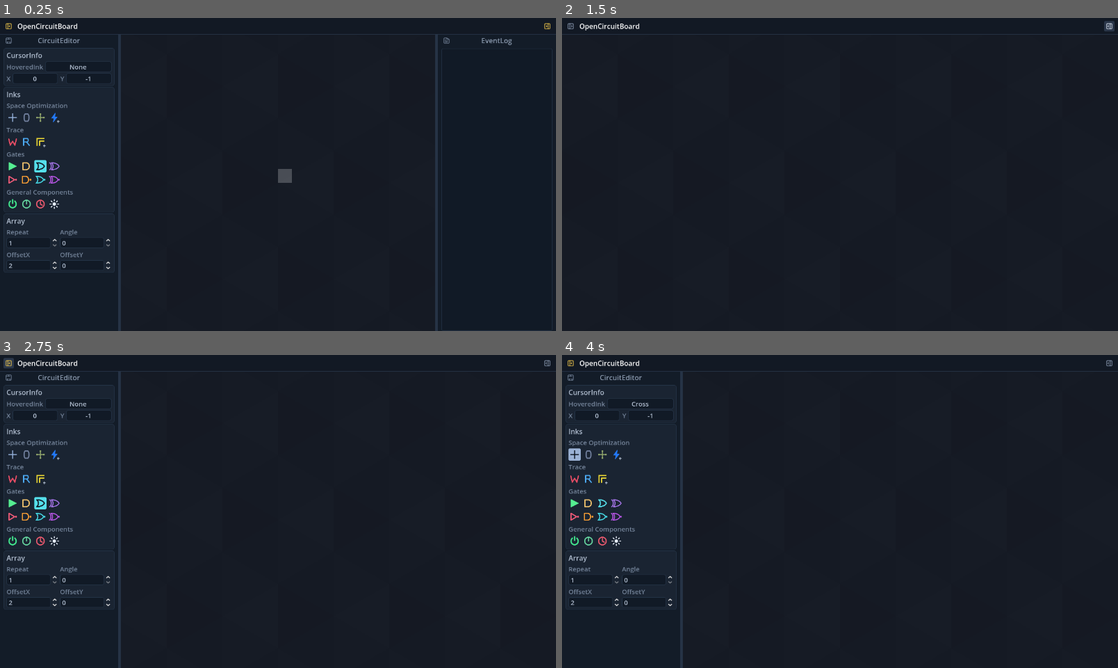
Above: before the commit, frames 1-4 (two rows, left to right).
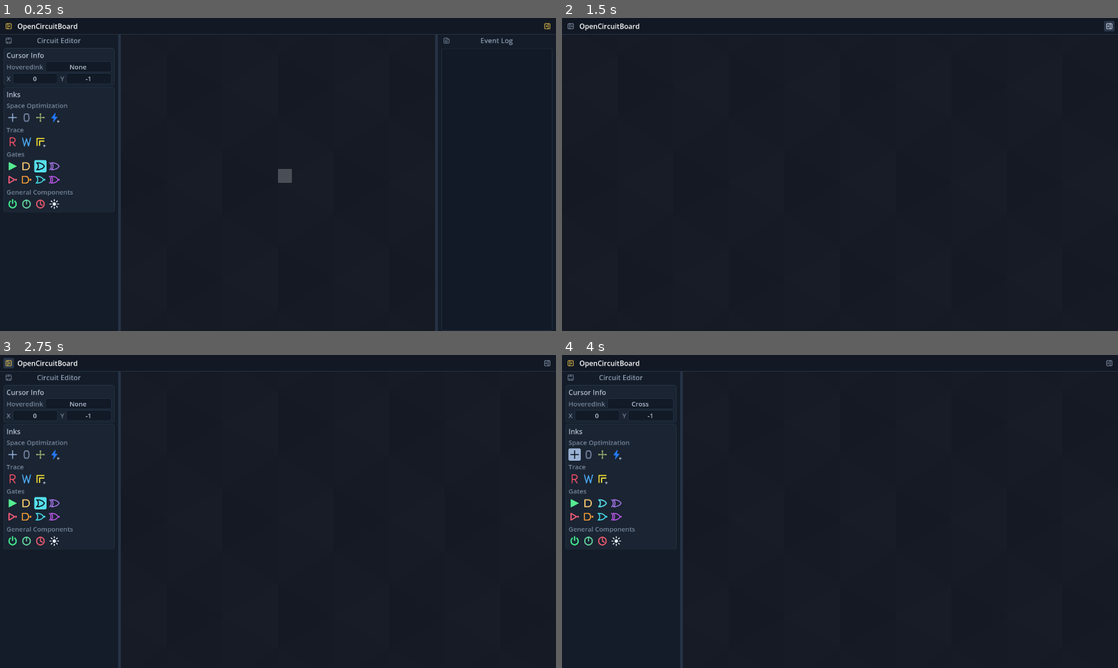
Above: after the commit, the same moments.

Repository: Erlkonigal/OpenCircuitBoard
Game: Godot game, scene res://main.tscn
Same seed, same stepped clock (60 frames per second), same inputs: the game is played once before the commit and once after it.
Inputs (mouse positions are in pixels of both pictures, inside the frame that each line leads up to):
- Up to frame 1 (0.25 s): no input
- Up to frame 2 (1.5 s): click (573, 27) at 0.5 s; click (1106, 27) at 1.25 s
- Up to frame 3 (2.75 s): click (11, 364) at 2 s
- Up to frame 4 (4 s): click (573, 376) at 2.75 s; click (573, 455) at 3.5 s

The runs differ from the first frame. In frame 1, 0.6% of the frame differs, in the area x 0-93%, y 6-81%; in frame 2, nothing differs; in frame 3, 0.6%; in frame 4, 0.6%.

Commit message:
Refine circuit editor dock
Remove array controls, clarify dock labels, and replace Read and Write glyphs with Tabler SVGs.

Diff:
--- a/assets/inks/read.svg
+++ b/assets/inks/read.svg
@@ -1 +1,4 @@
-<svg width="64" height="64" viewBox="0 0 64 64" fill="none" xmlns="http://www.w3.org/2000/svg"><path d="M12 17L20 49L32 29L44 49L52 17" stroke="white" stroke-width="6" stroke-linecap="round" stroke-linejoin="round"/></svg>
+<!-- Derived from Tabler Icons letter-r. See assets/thirdPartyNotices.md. -->
+<svg width="64" height="64" viewBox="0 0 24 24" fill="none" xmlns="http://www.w3.org/2000/svg">
+  <path d="M7 20V4H12.5A4 4 0 0 1 12.5 13H7M12 13L17 20" stroke="white" stroke-width="2" stroke-linecap="round" stroke-linejoin="round"/>
+</svg>
--- a/assets/inks/write.svg
+++ b/assets/inks/write.svg
@@ -1 +1,4 @@
-<svg width="64" height="64" viewBox="0 0 64 64" fill="none" xmlns="http://www.w3.org/2000/svg"><path d="M17 50V14H34C44 14 44 32 34 32H17M32 32L47 50" stroke="white" stroke-width="6" stroke-linecap="round" stroke-linejoin="round"/></svg>
+<!-- Derived from Tabler Icons letter-w. See assets/thirdPartyNotices.md. -->
+<svg width="64" height="64" viewBox="0 0 24 24" fill="none" xmlns="http://www.w3.org/2000/svg">
+  <path d="M4 4L8 20L12 6L16 20L20 4" stroke="white" stroke-width="2" stroke-linecap="round" stroke-linejoin="round"/>
+</svg>
--- a/scripts/circuitEditorDock.gd
+++ b/scripts/circuitEditorDock.gd
@@ -13,7 +13,6 @@
 const sectionBackgroundColor := Color("1a2432")
 const sectionBorderColor := Color("26364a")
 const fieldBackgroundColor := Color("111a26")
-const fieldFocusBorderColor := Color("536b86")
 const primaryTextColor := Color("b4c1d3")
 const mutedTextColor := Color("75859b")
 const controlHoverColor := Color("26364a")
@@ -29,7 +28,7 @@
 
 func _init() -> void:
 	dockId = "circuitEditor"
-	dockTitle = "CircuitEditor"
+	dockTitle = "Circuit Editor"
 	dockWidth = 272.0
 	dockIcon = circuitEditorIcon
 
@@ -67,7 +66,6 @@
 
 	content.add_child(buildCursorInfoSection())
 	content.add_child(buildInksSection())
-	content.add_child(buildArraySection())
 
 func buildHeader() -> Control:
 	var header := HBoxContainer.new()
@@ -106,7 +104,7 @@
 func buildCursorInfoSection() -> Control:
 	var panel := makeSection()
 	var section := getSectionContent(panel)
-	section.add_child(makeSectionTitle("CursorInfo"))
+	section.add_child(makeSectionTitle("Cursor Info"))
 	hoveredInkLabel = makeInfoValue("None")
 	section.add_child(makeInfoField("HoveredInk", hoveredInkLabel))
 	var positionRow := HBoxContainer.new()
@@ -144,21 +142,6 @@
 		grid.add_child(makeInkButton(ink))
 	return panel
 
-func buildArraySection() -> Control:
-	var panel := makeSection()
-	var section := getSectionContent(panel)
-	section.add_child(makeSectionTitle("Array"))
-	var parameterGrid := GridContainer.new()
-	parameterGrid.columns = 2
-	parameterGrid.add_theme_constant_override("h_separation", 4)
-	parameterGrid.add_theme_constant_override("v_separation", 4)
-	parameterGrid.add_child(makeArrayValueField("Repeat", 1, 1, 99))
-	parameterGrid.add_child(makeArrayValueField("Angle", 0, 0, 360))
-	parameterGrid.add_child(makeArrayValueField("OffsetX", 2, -999, 999))
-	parameterGrid.add_child(makeArrayValueField("OffsetY", 0, -999, 999))
-	section.add_child(parameterGrid)
-	return panel
-
 func makeSection() -> PanelContainer:
 	var panel := PanelContainer.new()
 	panel.add_theme_stylebox_override("panel", makeBox(sectionBackgroundColor, 5, sectionBorderColor))
@@ -219,30 +202,6 @@
 	value.size_flags_horizontal = Control.SIZE_SHRINK_CENTER
 	return value
 
-func makeSpinBox(value: float, minimum: float, maximum: float) -> SpinBox:
-	var spinBox := SpinBox.new()
-	spinBox.custom_minimum_size = Vector2(0, 22)
-	spinBox.size_flags_horizontal = Control.SIZE_EXPAND_FILL
-	spinBox.add_theme_constant_override("buttons_width", 10)
-	spinBox.add_theme_constant_override("field_and_buttons_separation", 1)
-	spinBox.min_value = minimum
-	spinBox.max_value = maximum
-	spinBox.value = value
-	spinBox.allow_greater = false
-	spinBox.allow_lesser = false
-	var lineEdit := spinBox.get_line_edit()
-	lineEdit.custom_minimum_size = Vector2(0, 22)
-	lineEdit.add_theme_constant_override("minimum_character_width", 1)
-	lineEdit.add_theme_font_size_override("font_size", 15)
-	lineEdit.add_theme_color_override("font_color", primaryTextColor)
-	lineEdit.add_theme_color_override("caret_color", primaryTextColor)
-	lineEdit.add_theme_color_override("selection_color", Color("38506b"))
-	lineEdit.add_theme_stylebox_override("normal", makeFieldBox(sectionBorderColor))
-	lineEdit.add_theme_stylebox_override("read_only", makeFieldBox(sectionBorderColor))
-	lineEdit.add_theme_stylebox_override("focus", makeFieldBox(fieldFocusBorderColor))
-	spinBox.value_changed.connect(func(_nextValue: float) -> void: recordEvent("ArrayUpdated"))
-	return spinBox
-
 func makeInfoField(labelText: String, value: Label) -> HBoxContainer:
 	var field := HBoxContainer.new()
 	field.size_flags_horizontal = Control.SIZE_EXPAND_FILL
@@ -250,14 +209,6 @@
 	field.add_child(makeInfoLabel(labelText))
 	value.size_flags_horizontal = Control.SIZE_EXPAND_FILL
 	field.add_child(value)
-	return field
-
-func makeArrayValueField(labelText: String, value: float, minimum: float, maximum: float) -> VBoxContainer:
-	var field := VBoxContainer.new()
-	field.size_flags_horizontal = Control.SIZE_EXPAND_FILL
-	field.add_theme_constant_override("separation", 2)
-	field.add_child(makeInfoLabel(labelText))
-	field.add_child(makeSpinBox(value, minimum, maximum))
 	return field
 
 func selectInk(ink: Dictionary, shouldRecordEvent := true, shouldEmit := true) -> void:
--- a/scripts/eventLogDock.gd
+++ b/scripts/eventLogDock.gd
@@ -18,7 +18,7 @@
 
 func _init() -> void:
 	dockId = "eventLog"
-	dockTitle = "EventLog"
+	dockTitle = "Event Log"
 	dockWidth = 272.0
 	dockIcon = eventLogIcon
 
--- a/scripts/visualCapture.gd
+++ b/scripts/visualCapture.gd
@@ -709,11 +709,22 @@
 	assert(is_equal_approx(dockResizeHandle.get_global_rect().position.x, 272.0))
 	assert(is_equal_approx(rightDockResizeHandle.get_global_rect().position.x, 1002.0))
 	assert(circuitEditorDock.find_children("*", "CheckBox", true, false).is_empty())
-	assert(circuitEditorDock.find_children("*", "SpinBox", true, false).size() == 4)
+	assert(circuitEditorDock.find_children("*", "SpinBox", true, false).is_empty())
+	var circuitEditorLabelTexts: Array[String] = []
 	for labelNode in circuitEditorDock.find_children("*", "Label", true, false):
 		var label := labelNode as Label
+		circuitEditorLabelTexts.append(label.text)
 		assert(label.text != "Layers")
 		assert(label.text != "Tools")
+	assert(circuitEditorLabelTexts.has("Circuit Editor"))
+	assert(circuitEditorLabelTexts.has("Cursor Info"))
+	assert(not circuitEditorLabelTexts.has("CircuitEditor"))
+	assert(not circuitEditorLabelTexts.has("CursorInfo"))
+	assert(not circuitEditorLabelTexts.has("Array"))
+	assert(not circuitEditorLabelTexts.has("Repeat"))
+	assert(not circuitEditorLabelTexts.has("Angle"))
+	assert(not circuitEditorLabelTexts.has("OffsetX"))
+	assert(not circuitEditorLabelTexts.has("OffsetY"))
 	var dockDefinitions: Array[Dictionary] = main.get("dockDefinitions")
 	assert(dockDefinitions.size() == 3)
 	var circuitEditorDefinition := findDockDefinition(dockDefinitions, "circuitEditor")
@@ -722,6 +733,8 @@
 	assert(not circuitEditorDefinition.is_empty())
 	assert(not clipboardDefinition.is_empty())
 	assert(not eventLogDefinition.is_empty())
+	assert(String(circuitEditorDefinition.get("dockTitle", "")) == "Circuit Editor")
+	assert(String(eventLogDefinition.get("dockTitle", "")) == "Event Log")
 	for definition in [circuitEditorDefinition, clipboardDefinition, eventLogDefinition]:
 		var definitionIcon := definition.get("dockIcon") as Texture2D
 		assert(definitionIcon != null)
@@ -739,9 +752,9 @@
 	for menuButtonNode in dockMenuGrid.get_children():
 		var menuButton := menuButtonNode as Button
 		assertIconButton(menuButton)
-	var circuitEditorMenuButton := findDockMenuButton(dockMenuGrid, "CircuitEditor")
+	var circuitEditorMenuButton := findDockMenuButton(dockMenuGrid, "Circuit Editor")
 	var clipboardMenuButton := findDockMenuButton(dockMenuGrid, "Clipboard")
-	var eventLogMenuButton := findDockMenuButton(dockMenuGrid, "EventLog")
+	var eventLogMenuButton := findDockMenuButton(dockMenuGrid, "Event Log")
 	assert(circuitEditorMenuButton != null)
 	assert(clipboardMenuButton != null)
 	assert(eventLogMenuButton != null)
@@ -821,6 +834,10 @@
 	assertInkButton(busButton, InkRegistry.getInk("bus"), false)
 	var traceButton := inkButtons.get("trace") as Button
 	assertInkButton(traceButton, InkRegistry.getInk("trace"), false)
+	var readButton := inkButtons.get("read") as Button
+	assertInkButton(readButton, InkRegistry.getInk("read"), false)
+	var writeButton := inkButtons.get("write") as Button
+	assertInkButton(writeButton, InkRegistry.getInk("write"), false)
 	var interactionModeBeforeTraceMenu := int(board.get("interactionMode"))
 	root.push_input(makeMouseButtonEvent(traceButton, MOUSE_BUTTON_RIGHT, true))
 	await process_frame
@@ -956,6 +973,10 @@
 	assert(eventLogDockMenuButton.vertical_icon_alignment == VERTICAL_ALIGNMENT_CENTER)
 	assert(eventLogDockMenuButton.icon.get_size() == Vector2(16, 16))
 	assert(eventLogDockMenuButton.icon == eventLogMenuButton.icon)
+	var eventLogContent := eventLogDock.get_node("background/contentFrame/contentRoot") as VBoxContainer
+	var eventLogHeader := eventLogContent.get_child(0) as HBoxContainer
+	var eventLogTitle := eventLogHeader.get_child(1) as Label
+	assert(eventLogTitle.text == "Event Log")
 	var eventLog := eventLogDock.get_node("background/contentFrame/contentRoot/eventLog") as RichTextLabel
 	assert(eventLog.get_parsed_text().contains("HistoryMarkerOne"))
 	main.call("setDockWidth", 1.0)
Not shown, changed: README.md
Not shown, changed: assets/thirdPartyNotices.md
